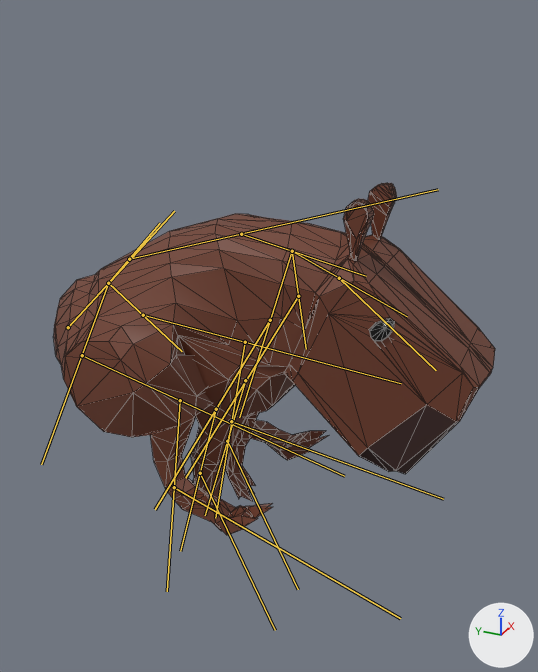
One commit to the glTF model asset-sources/Capybara.glb: the scene before it, then after it.
The view is the same before and after, from a 50 mm lens placed at (-2.88, -0.78, 3.26), pointed at (0.12, 0.57, 1.76). Every picture has the same lights, and +X, +Y and +Z are marked at lower right. Both versions are drawn at frame 8 of the action 'Jumping'; the numbers are the values there. The bones that change are drawn over the model as lines. Mesh edges are drawn as thin lines.
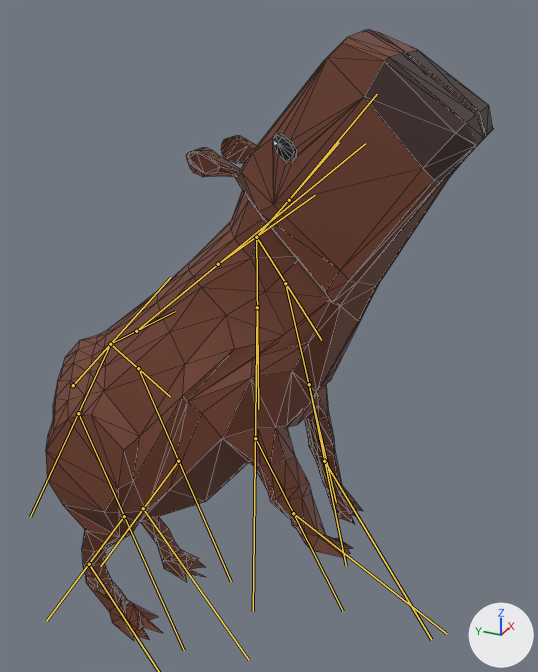
The edits, one by one:
Bone 'Spine' (bone_spine) moves from (0.0, 0.4, -0.57) to (0.0, -0.07, 0.13).
Bone 'Spine' (bone_spine) turns from (-14, 0, 0) to (-16, 0, 0) degrees about its own x, y and z.
Bone 'Spine.001' (bone_spine_001) turns from (-46, 0, 0) to (-29, 0, 0) degrees about its own x, y and z.
Bone 'Spine.002' (bone_spine_002) turns from (28, 0, 0) to (-10, 0, 0) degrees about its own x, y and z.
Bone 'Spine.003' (bone_spine_003) turns from (37, 0, 0) to (10, 0, 0) degrees about its own x, y and z.
Bone 'Spine.004' (bone_spine_004) turns from (14, 0, 0) to (-10, 0, 0) degrees about its own x, y and z.
Bone 'Spine.005' (bone_spine_005) turns from (20, 0, 0) to (3, 0, 0) degrees about its own x, y and z.
Bone 'Arm.R' (bone_arm_r) turns from (-27, 15, -4) to (-4, 2, 0) degrees about its own x, y and z.
Bone 'Arm.R.001' (bone_arm_r_001) turns from (51, 0, 0) to (40, -23, 3) degrees about its own x, y and z.
Bone 'Arm.R.002' (bone_arm_r_002) turns from (4, 0, 0) to (-6, -4, -11) degrees about its own x, y and z.
Bone 'Arm.R.003' (bone_arm_r_003) turns from (9, 0, 0) to (24, 0, 0) degrees about its own x, y and z.
Bone 'Arm.L' (bone_arm_l) turns from (-28, -15, 4) to (-4, -2, 0) degrees about its own x, y and z.
Bone 'Arm.L.001' (bone_arm_l_001) turns from (52, 0, 0) to (39, 24, 6) degrees about its own x, y and z.
Bone 'Arm.L.002' (bone_arm_l_002) turns from (5, 0, 0) to (0, -3, 16) degrees about its own x, y and z.
Bone 'Arm.L.003' (bone_arm_l_003) turns from (7, 0, 0) to (19, 0, 0) degrees about its own x, y and z.
Bone 'BArm.R' (bone_barm_r) turns from (-9, 8, -1) to (-1, 1, 0) degrees about its own x, y and z.
Bone 'BArm.R.001' (bone_barm_r_001) turns from (-43, 6, 7) to (8, 0, 5) degrees about its own x, y and z.
Bone 'BArm.R.002' (bone_barm_r_002) turns from (39, 0, 0) to (6, -1, -4) degrees about its own x, y and z.
Bone 'BArm.R.003' (bone_barm_r_003) turns from (-15, 0, 0) to (8, -1, -1) degrees about its own x, y and z.
Bone 'BArm.L' (bone_barm_l) turns from (-8, -7, 0) to (-1, -1, 0) degrees about its own x, y and z.
Bone 'BArm.L.001' (bone_barm_l_001) turns from (-44, -4, -6) to (8, -1, -1) degrees about its own x, y and z.
Bone 'BArm.L.002' (bone_barm_l_002) turns from (41, 0, 0) to (5, 1, 0) degrees about its own x, y and z.
Bone 'BArm.L.003' (bone_barm_l_003) turns from (-11, 1, 0) to (8, 0, -1) degrees about its own x, y and z.

Boxes [x1, y1, x2, y2] around the edits, measured in the pictures (538 x 672 px):
'Cube', posed (74% taller): before [53, 183, 495, 535]; after [46, 29, 494, 641]
bone 'Spine', root to tip: before (68, 327) to (174, 211); after (73, 385) to (171, 277)
bone 'Spine.001', root to tip: before (108, 283) to (160, 223); after (110, 344) to (175, 311)
bone 'Spine.002', root to tip: before (129, 259) to (438, 189); after (136, 331) to (365, 143)
bone 'Spine.003', root to tip: before (241, 234) to (366, 276); after (218, 264) to (315, 195)
bone 'Spine.004', root to tip: before (292, 251) to (407, 316); after (256, 237) to (339, 142)
bone 'Spine.005', root to tip: before (339, 278) to (436, 370); after (289, 200) to (377, 94)
bone 'Arm.R', root to tip: before (292, 251) to (239, 417); after (256, 237) to (258, 409)
bone 'Arm.R.001', root to tip: before (270, 320) to (155, 509); after (257, 307) to (253, 611)
bone 'Arm.R.002', root to tip: before (216, 409) to (180, 551); after (255, 438) to (343, 611)
bone 'Arm.R.003', root to tip: before (200, 473) to (275, 630); after (293, 513) to (447, 634)
bone 'Arm.L', root to tip: before (292, 251) to (306, 349); after (256, 237) to (321, 340)
bone 'Arm.L.001', root to tip: before (298, 296) to (185, 478); after (285, 283) to (336, 502)
bone 'Arm.L.002', root to tip: before (245, 380) to (205, 515); after (309, 384) to (346, 565)
bone 'Arm.L.003', root to tip: before (227, 441) to (298, 589); after (324, 461) to (431, 639)
bone 'BArm.R', root to tip: before (108, 283) to (41, 464); after (110, 344) to (30, 516)
bone 'BArm.R.001', root to tip: before (82, 355) to (344, 476); after (78, 413) to (184, 650)
bone 'BArm.R.002', root to tip: before (180, 400) to (167, 591); after (124, 516) to (46, 621)
bone 'BArm.L', root to tip: before (108, 283) to (182, 351); after (110, 344) to (170, 396)
bone 'BArm.L.001', root to tip: before (143, 315) to (401, 383); after (138, 368) to (231, 581)
bone 'BArm.L.002', root to tip: before (245, 342) to (215, 518); after (178, 461) to (100, 566)
bone 'BArm.L.003', root to tip: before (231, 421) to (443, 499); after (143, 508) to (248, 659)
